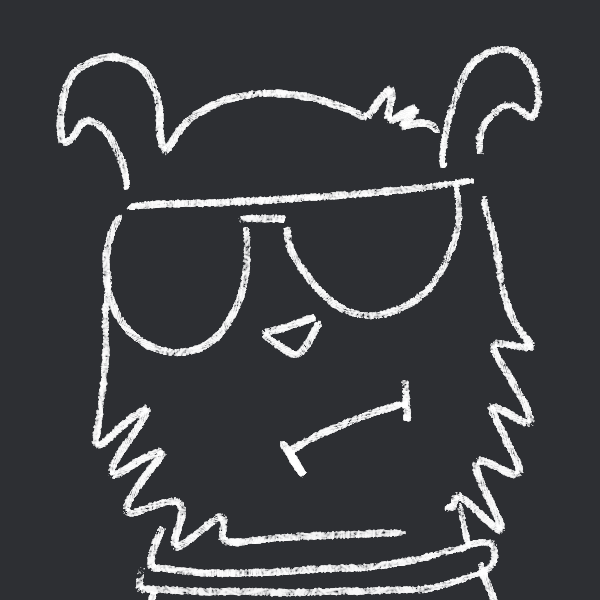
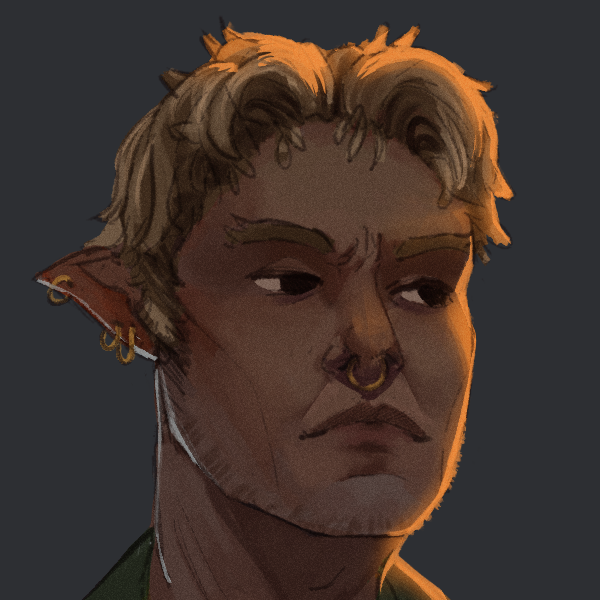
Revision of a layered 600x600 image; what changed, layer by layer:
hid "Layer 6" over [left=56, top=46, right=543, bottom=600]
showed group "placeholder" (5 layers) over [left=31, top=15, right=543, bottom=600]
